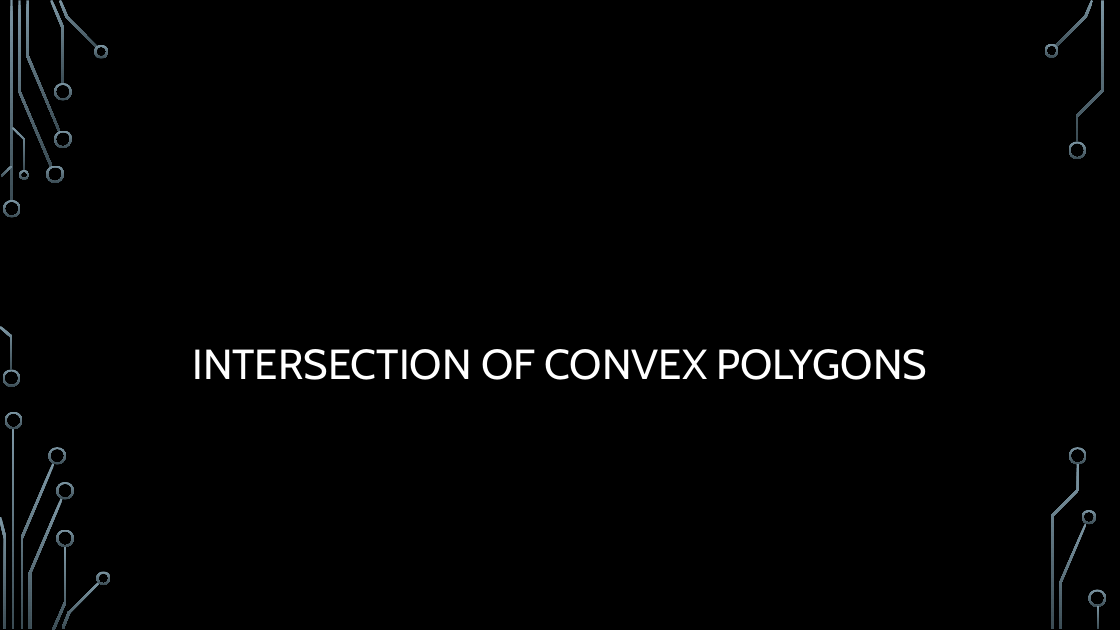
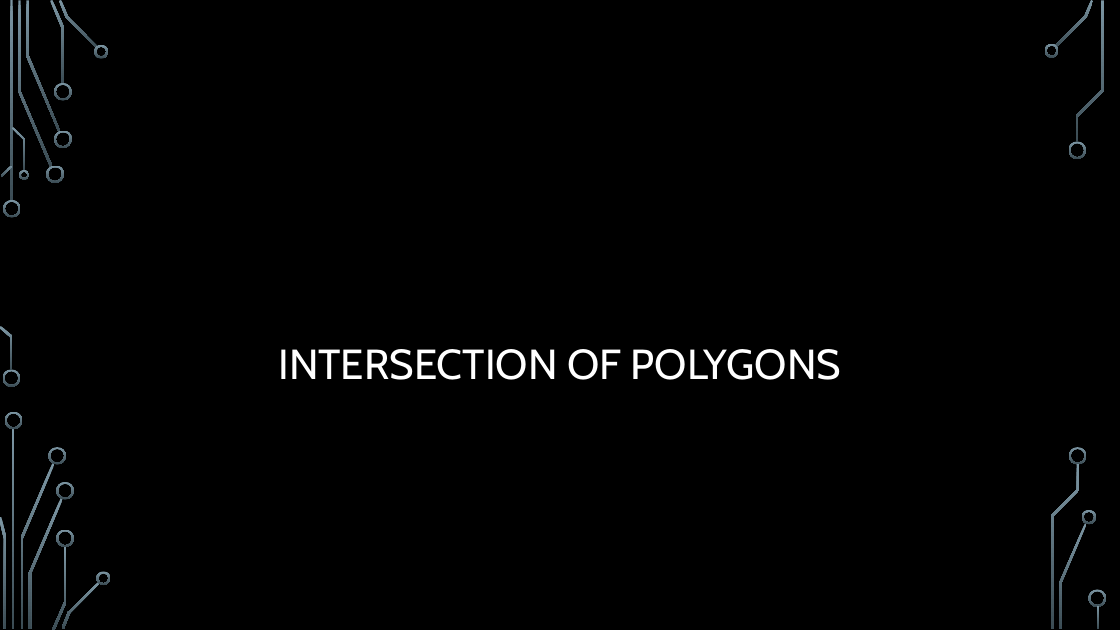
Before and after one commit to janiceeguo/advAlgo, a slide deck: slide 35 of slides/ComputationalGeom-part1-Intersections.pptx (slide 36 before the commit). Drawn at 1120x630 pixels with LibreOffice and Linux fonts; fonts in the diff are those of the drawing; background and template pictures are left out. Boxes give left, top, right and bottom in pixels: in the first picture for what was removed or moved away, otherwise in the second. Text is boxed around its words. In the diff, an @@ line names an element or a change of style, - is before the commit and + after.

```diff
--- a/slides/ComputationalGeom-part1-Intersections.pptx
+++ b/slides/ComputationalGeom-part1-Intersections.pptx
@@ title at [278, 349, 842, 380]: text changed @@
-INTERSECTION OF CONVEX POLYGONS
+INTERSECTION OF POLYGONS
```
Also in this commit, not shown: 1 other slide changed, 9 slides added, 1 slide removed, 2 other files.
